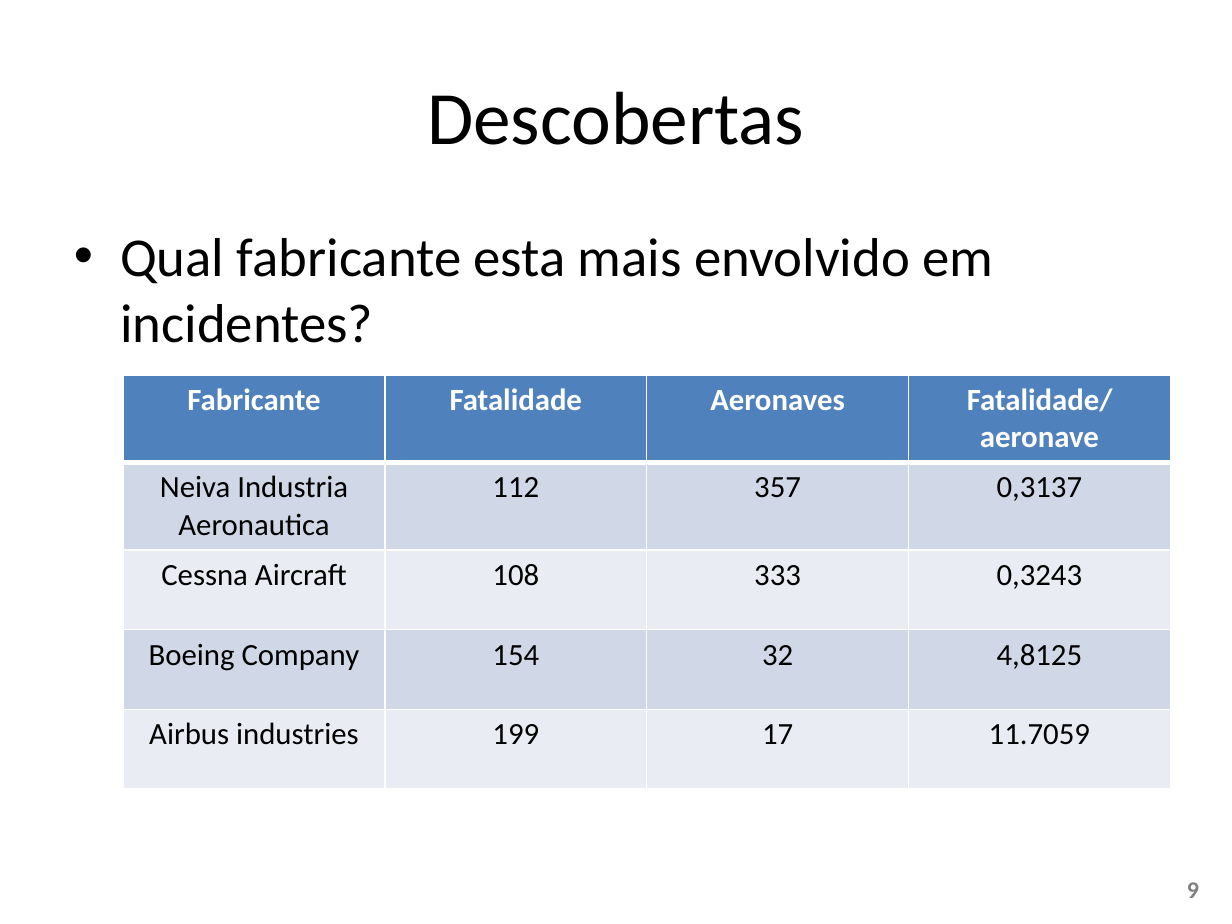
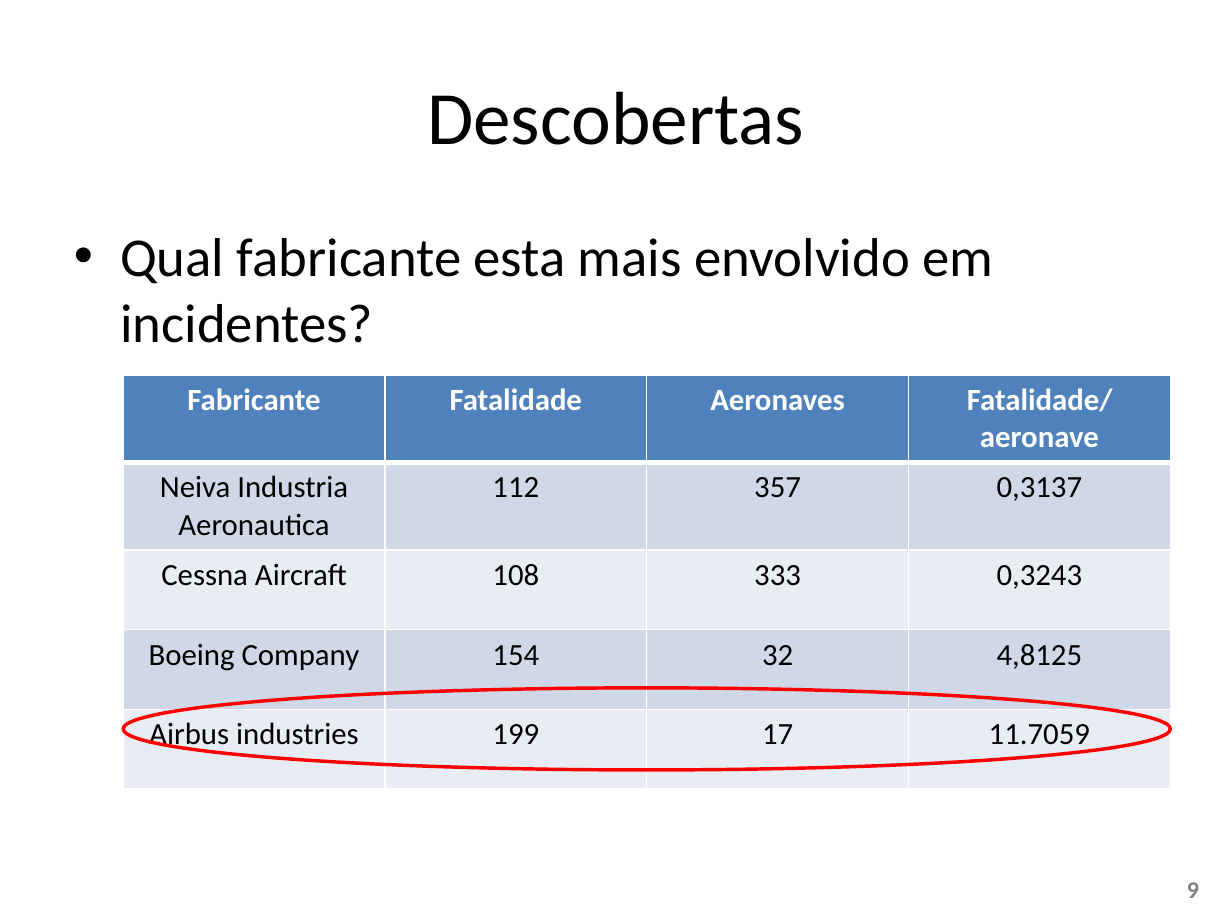
Before and after one commit to W3SS/ciencia-dados, a slide deck: slide 9 of apresentacao ciencia dados.pptx. Drawn at 1232x924 pixels with LibreOffice and Linux fonts; fonts in the diff are those of the drawing. Boxes give left, top, right and bottom in pixels: in the first picture for what was removed or moved away, otherwise in the second. Text is boxed around its words. In the diff, an @@ line names an element or a change of style, - is before the commit and + after.

```diff
--- a/apresentacao ciencia dados.pptx
+++ b/apresentacao ciencia dados.pptx
@@ ellipse added at bbox=[123, 687, 1170, 770], outline #FF0000 2 pt @@
```
Also in this commit, not shown: 5 other slides changed, 3 slides added, 1 slide removed, 5 other files.
